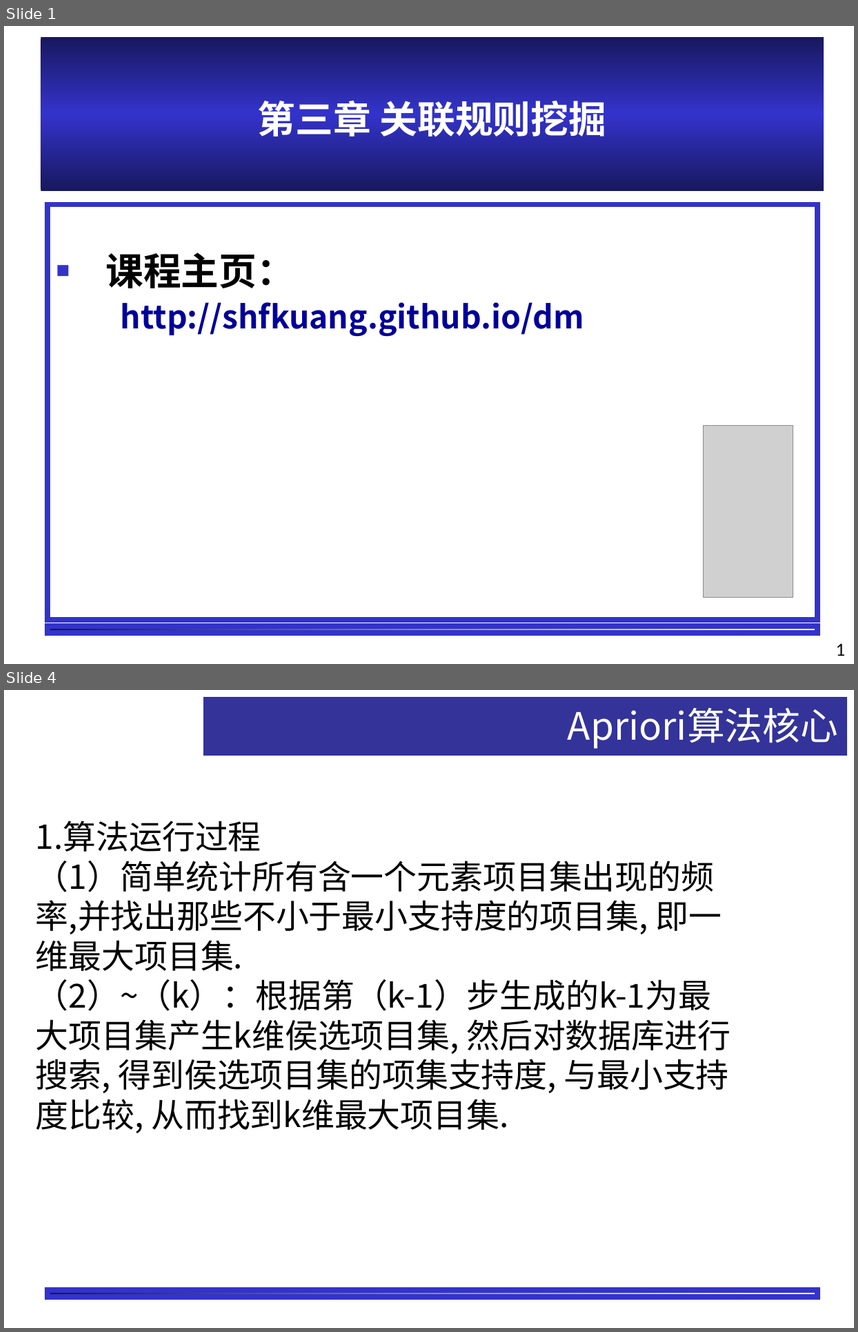
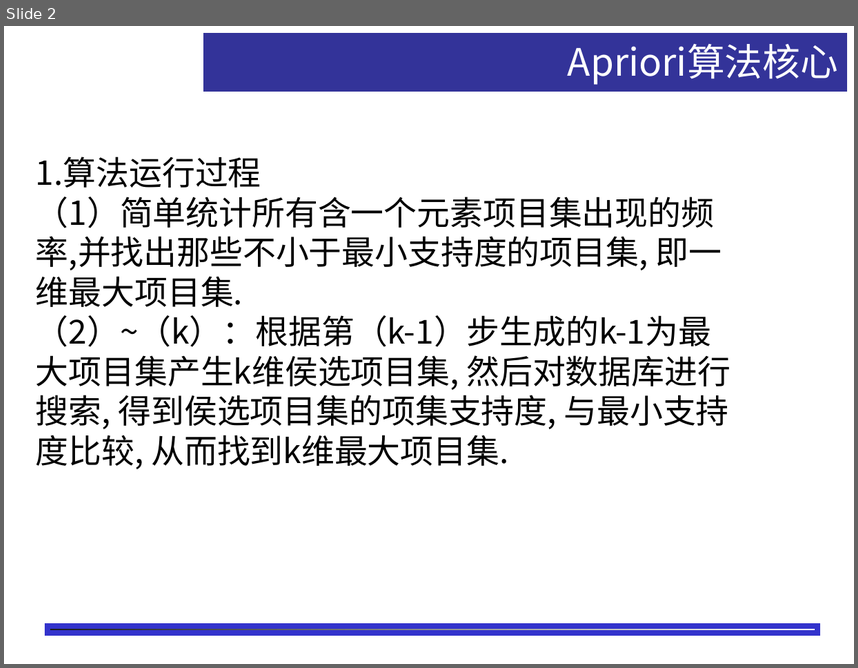
Before and after one commit to shfkuang/shfkuang.github.io, a slide deck: dm/ch3.2.ppt. Shown one above the other, each under a label of ours: slides 1 and 4 before the commit, slide 2 after it; the slides between them are not shown. The pictures are 858x1332 and 858x668 pixels, drawn with LibreOffice and Linux fonts; fonts in the diff are those of the drawing; grey boxes stand for pictures; background and template pictures are left out. Boxes give left, top, right and bottom in pixels: in the first picture for what was removed or moved away, otherwise in the second. Text is boxed around its words. In the diff, an @@ line names an element or a change of style, - is before the commit and + after.

```diff
--- a/dm/ch3.2.ppt
+++ b/dm/ch3.2.ppt
@@ slide 1 removed at (x1=4, y1=26, x2=854, y2=664), background #FFFFFF; not listed: 1 template element that a slide beside it also shows @@
@@ title removed at (x1=41, y1=37, x2=824, y2=191) @@
-第三章 关联规则挖掘
@@ text removed at (x1=47, y1=205, x2=817, y2=619) @@
-■ 课程主页：
-http://shfkuang.github.io/dm
@@ picture removed at (x1=704, y1=425, x2=793, y2=597) @@
@@ page number removed at (x1=836, y1=643, x2=846, y2=655) @@
-1
@@ what was slide 4 is now slide 2 @@
```
Also in this commit, not shown: 2 slides changed, 1 other file.
